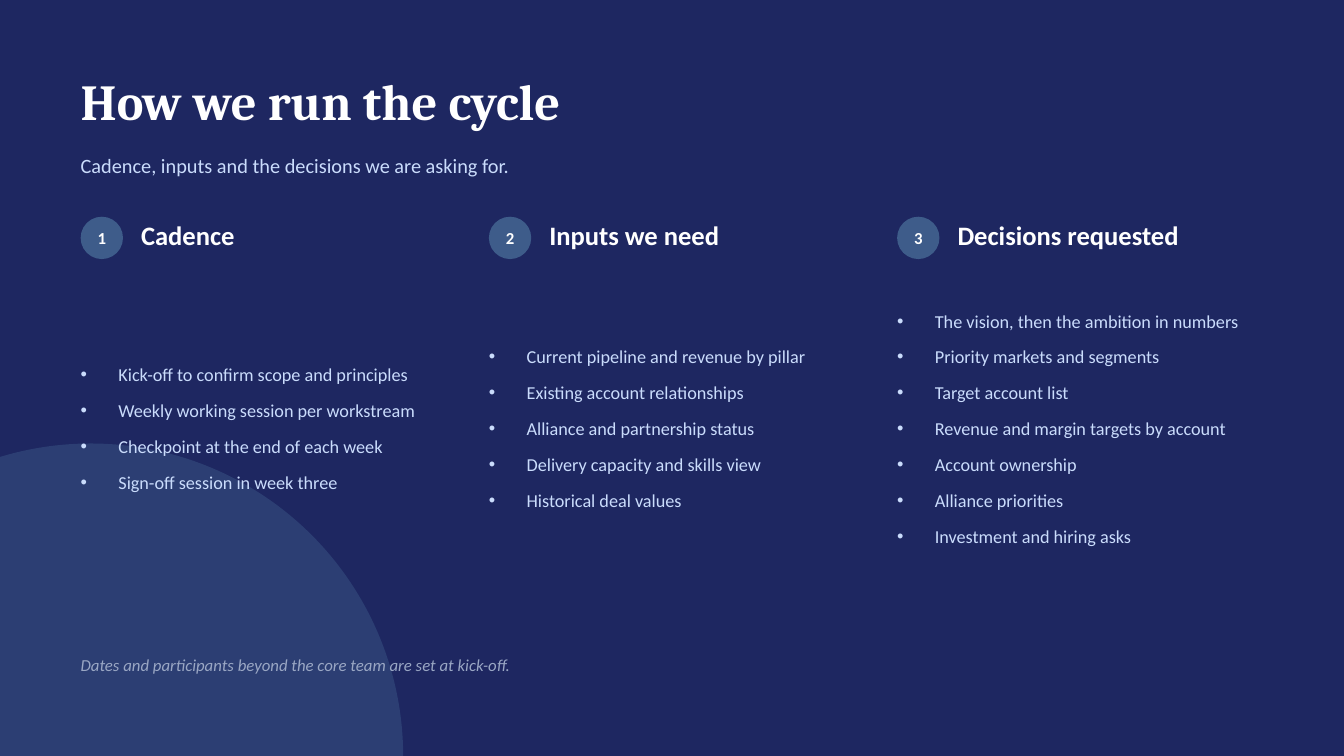
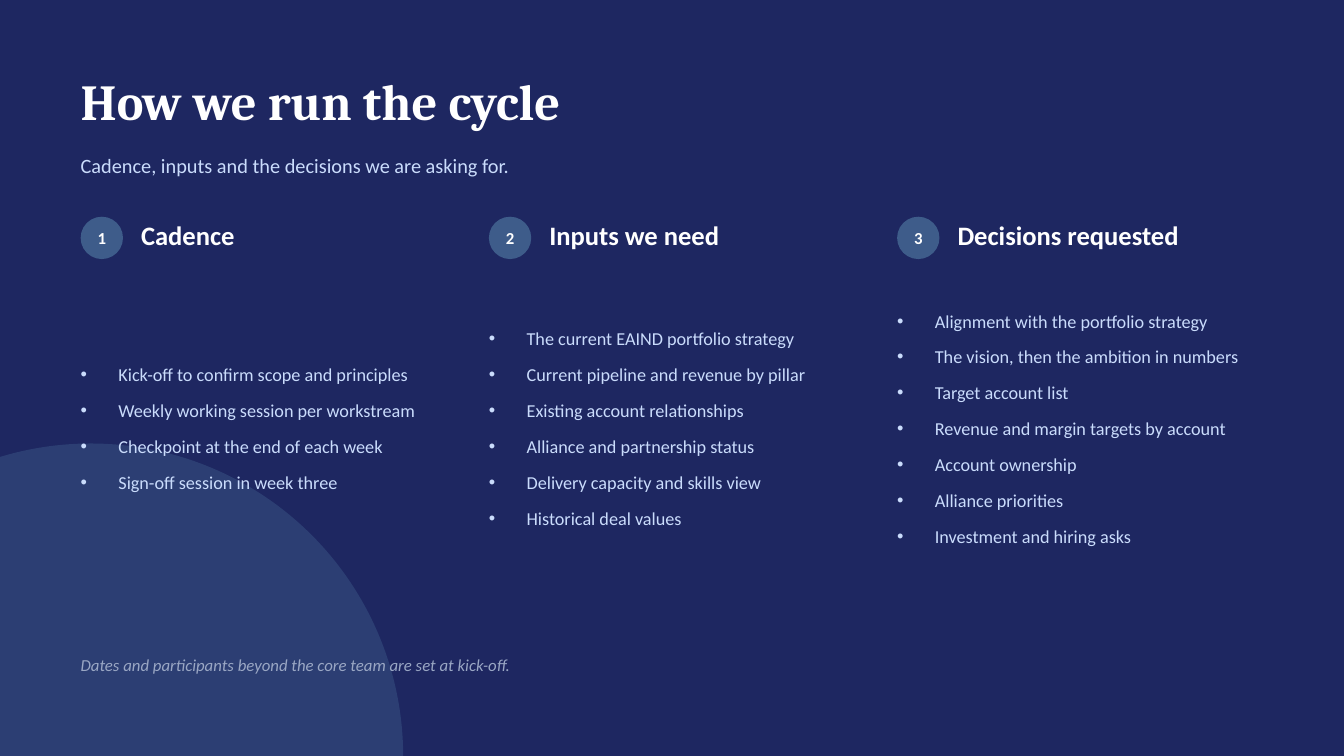
Before and after one commit to dhajjar-cyber/bae, a slide deck: slide 23 of FSI strategy/EAIND-FSI-Strategy-Development-Plan.pptx (slide 22 before the commit). Drawn at 1344x756 pixels with LibreOffice and Linux fonts; fonts in the diff are those of the drawing. Boxes give left, top, right and bottom in pixels: in the first picture for what was removed or moved away, otherwise in the second. Text is boxed around its words. In the diff, an @@ line names an element or a change of style, - is before the commit and + after.

```diff
--- a/FSI strategy/EAIND-FSI-Strategy-Development-Plan.pptx
+++ b/FSI strategy/EAIND-FSI-Strategy-Development-Plan.pptx
@@ text at (935,315,1207,331): paragraph added @@
+• Alignment with the portfolio strategy
@@ text at (527,332,794,348): paragraph added @@
+• The current EAIND portfolio strategy
@@ text at (935,350,1160,366): paragraph removed @@
-• Priority markets and segments
```
Also in this commit, not shown: 1 other slide changed, 1 slide added, 2 other files.
